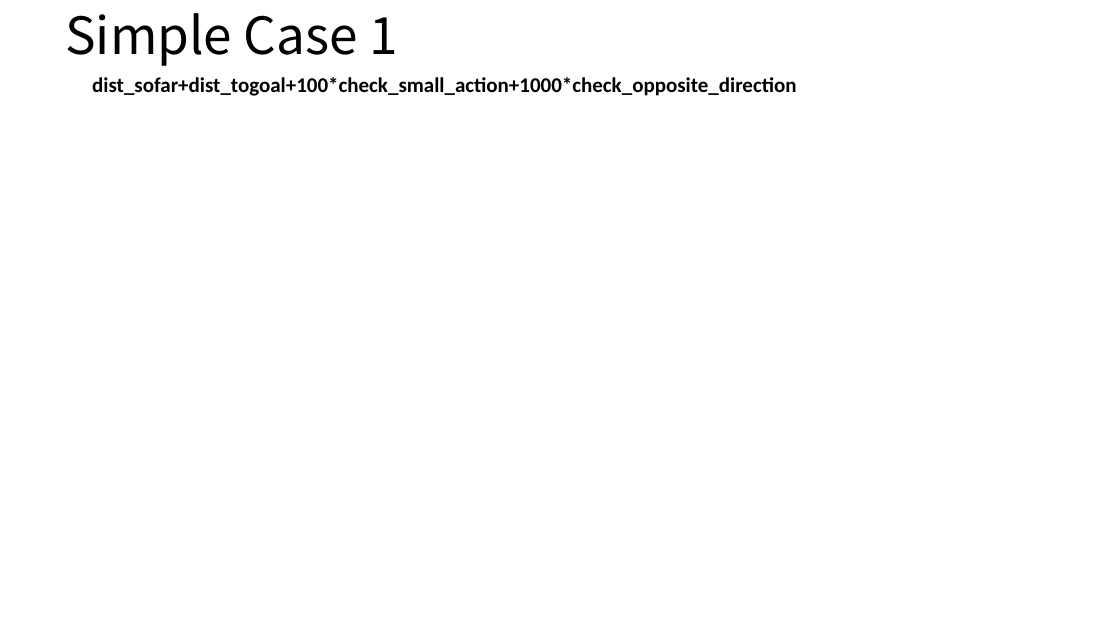
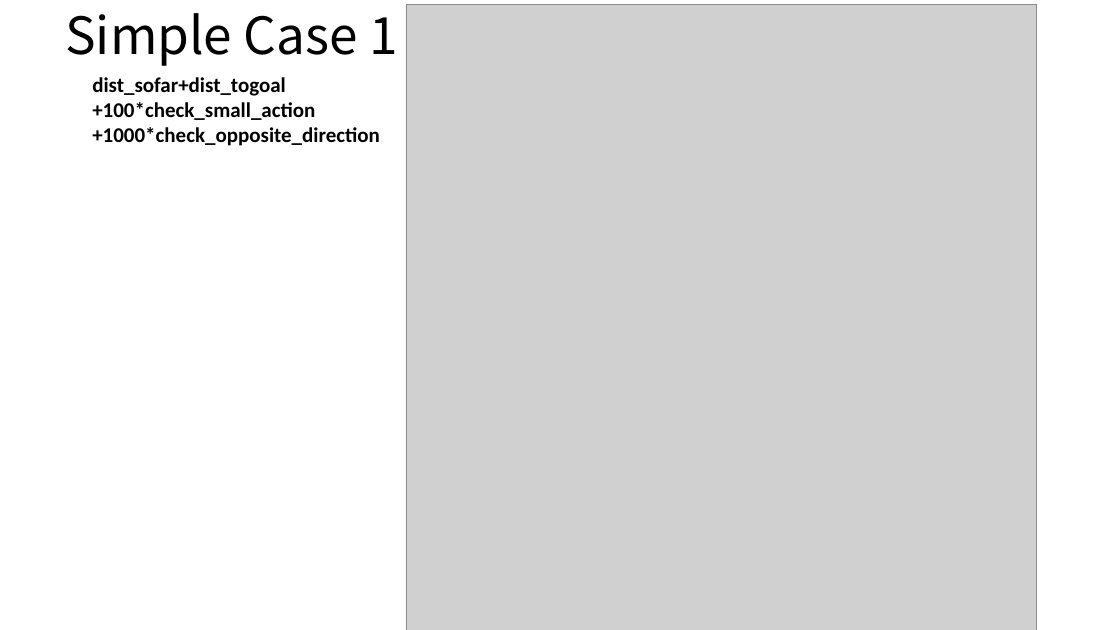
Before and after one commit to ShuoZ9379/t42_hand, a slide deck: slide 3 of zs_sim_robot/meeting_8/meeting_8.pptx. Drawn at 1120x630 pixels with LibreOffice and Linux fonts; fonts in the diff are those of the drawing; grey boxes stand for pictures. Boxes give left, top, right and bottom in pixels: in the first picture for what was removed or moved away, otherwise in the second. Text is boxed around its words. In the diff, an @@ line names an element or a change of style, - is before the commit and + after.

```diff
--- a/zs_sim_robot/meeting_8/meeting_8.pptx
+++ b/zs_sim_robot/meeting_8/meeting_8.pptx
@@ picture added at bbox=[406, 4, 1036, 630] @@
@@ text at bbox=[92, 77, 380, 146]: text changed @@
-dist_sofar+dist_togoal+100*check_small_action+1000*check_opposite_direction
+dist_sofar+dist_togoal
++100*check_small_action
++1000*check_opposite_direction
```
Also in this commit, not shown: 3 other slides changed, 5 slides added, 24 other files.
